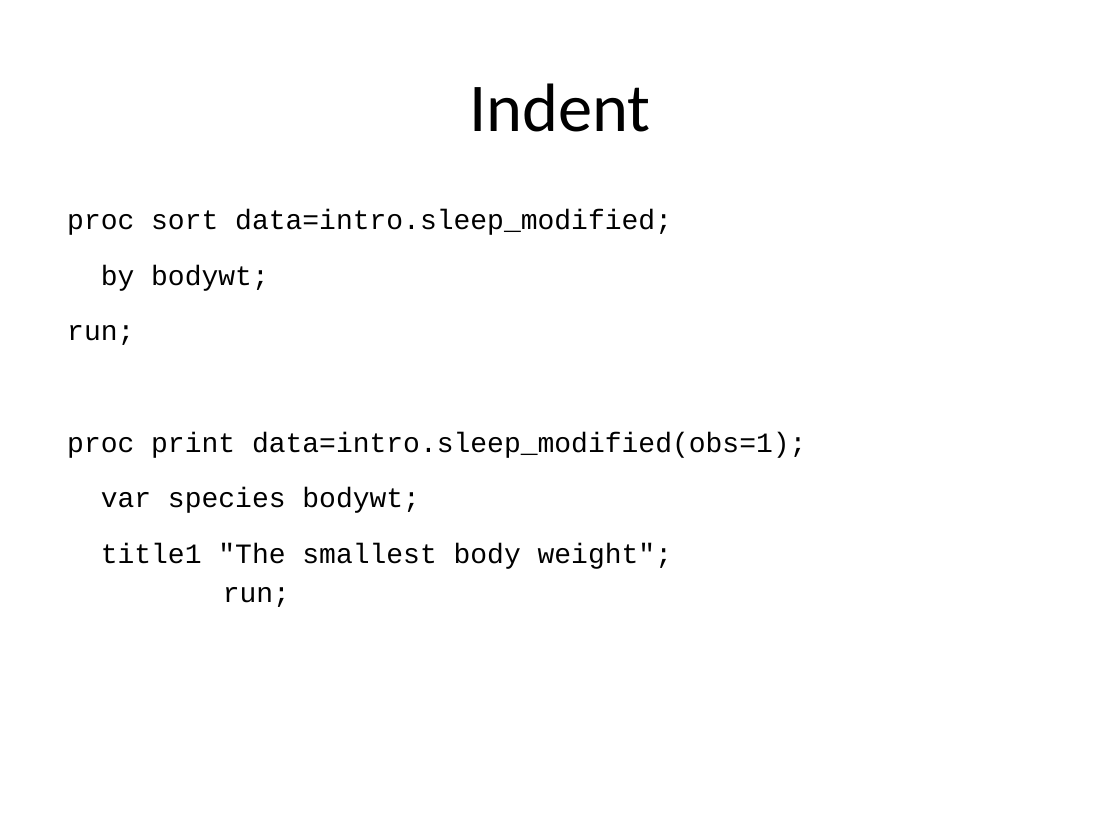
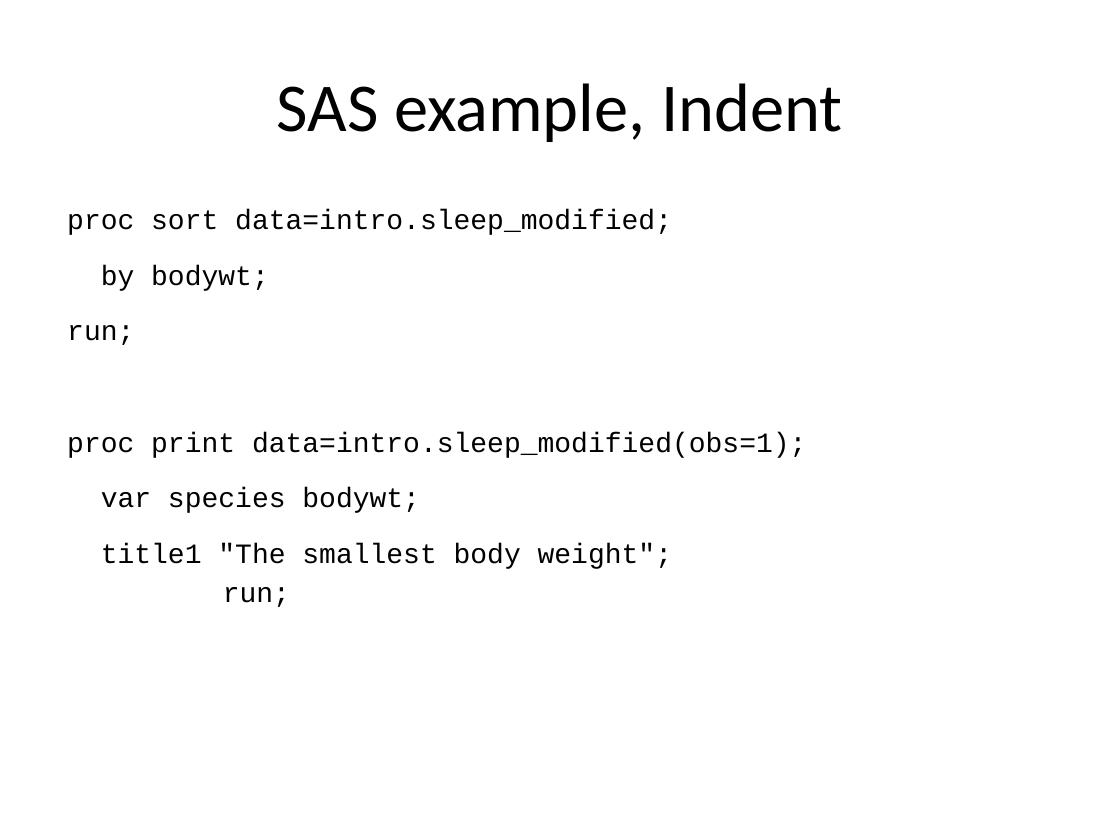
Before and after one commit to pmean/classes, a slide deck: slide 13 of software-engineering/results/programming-expectations.pptx. Drawn at 1120x840 pixels with LibreOffice and Linux fonts; fonts in the diff are those of the drawing. Boxes give left, top, right and bottom in pixels: in the first picture for what was removed or moved away, otherwise in the second. Text is boxed around its words. In the diff, an @@ line names an element or a change of style, - is before the commit and + after.

```diff
--- a/software-engineering/results/programming-expectations.pptx
+++ b/software-engineering/results/programming-expectations.pptx
@@ title at [277, 83, 842, 142]: text changed @@
-Indent
+SAS example, Indent
```
Also in this commit, not shown: 4 other slides changed, 6 slides added, 1 slide removed, 2 other files.
